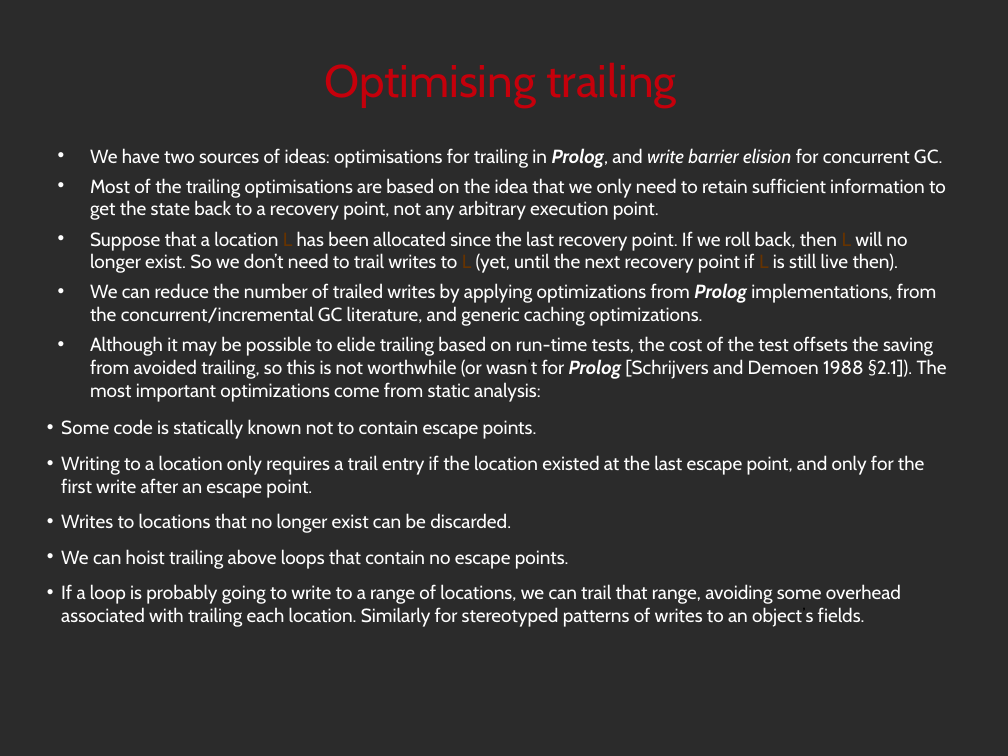
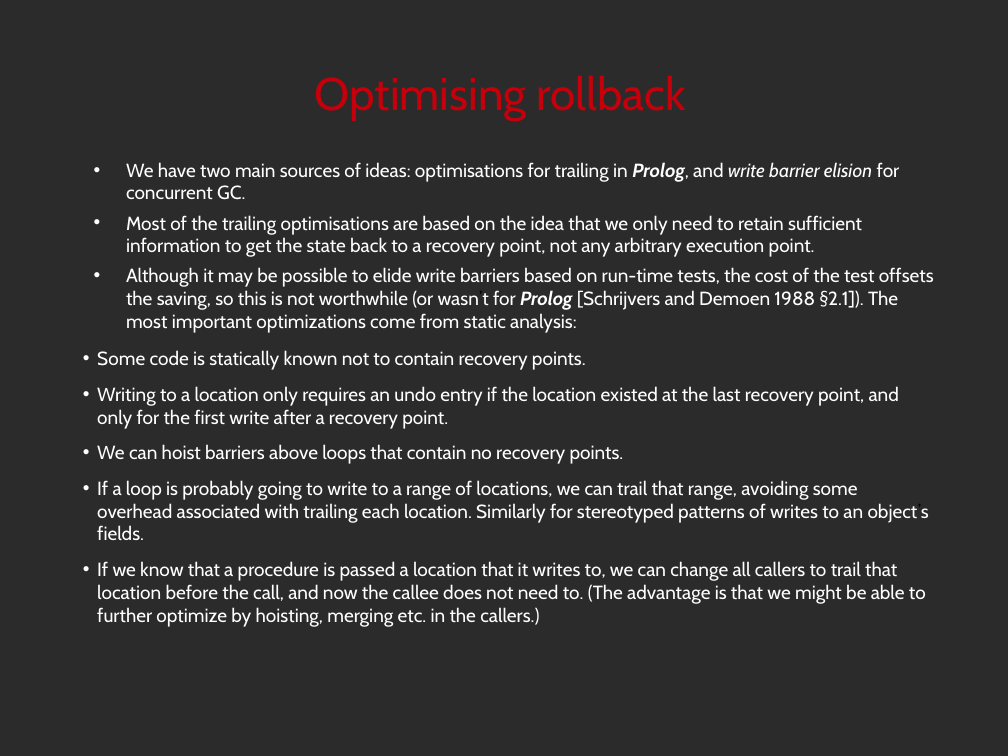
Before and after one commit to noether-lang/noether, a slide deck: slide 24 of doc/presentations/StrangeLoop2014/handling.odp (slide 29 before the commit). Drawn at 1008x756 pixels with LibreOffice and Linux fonts; fonts in the diff are those of the drawing; background and template pictures are left out; a plain dark background stands for a picture behind light text. Boxes give left, top, right and bottom in pixels: in the first picture for what was removed or moved away, otherwise in the second. Text is boxed around its words. In the diff, an @@ line names an element or a change of style, - is before the commit and + after.

Commit message:
Strange Loop 2014 slides, as presented.

```diff
--- a/doc/presentations/StrangeLoop2014/handling.odp
+++ b/doc/presentations/StrangeLoop2014/handling.odp
@@ title at [315, 75, 686, 121]: text changed @@
-Optimising trailing
+Optimising rollback
@@ text "We have two main sources ...": place and size @@
-text "We have two main sources ..." at [61, 148, 947, 627]
+text "We have two main sources ..." at [97, 162, 934, 627]
@@ text at [126, 162, 900, 200]: text changed @@
-• We have two sources of ideas: optimisations for trailing in Prolog, and write barrier elision for concurrent GC.
+• We have two main sources of ideas: optimisations for trailing in Prolog, and write barrier elision for concurrent GC.
@@ text at [97, 267, 934, 464]: text changed @@
-• Suppose that a location L has been allocated since the last recovery point. If we roll back, then L will no longer exist. So we don’t need to trail writes to L (yet, until the next recovery point if L is still live then).
-• We can reduce the number of trailed writes by applying optimizations from Prolog implementations, from the concurrent/incremental GC literature, and generic caching optimizations.
-• Although it may be possible to elide trailing based on run-time tests, the cost of the test offsets the saving from avoided trailing, so this is not worthwhile (or wasn’t for Prolog [Schrijvers and Demoen 1988 §2.1]). The most important optimizations come from static analysis:
-  • Some code is statically known not to contain escape points.
-  • Writing to a location only requires a trail entry if the location existed at the last escape point, and only for the first write after an escape point.
-  • Writes to locations that no longer exist can be discarded.
-  • We can hoist trailing above loops that contain no escape points.
+• Although it may be possible to elide write barriers based on run-time tests, the cost of the test offsets the saving, so this is not worthwhile (or wasn’t for Prolog [Schrijvers and Demoen 1988 §2.1]). The most important optimizations come from static analysis:
+  • Some code is statically known not to contain recovery points.
+  • Writing to a location only requires an undo entry if the location existed at the last recovery point, and only for the first write after a recovery point.
+  • We can hoist barriers above loops that contain no recovery points.
@@ text at [97, 561, 926, 627]: paragraph added @@
+  • If we know that a procedure is passed a location that it writes to, we can change all callers to trail that location before the call, and now the callee does not need to. (The advantage is that we might be able to further optimize by hoisting, merging etc. in the callers.)
```
Also in this commit, not shown: 25 other slides changed, 1 slide added, 6 slides removed, 3 other files.
